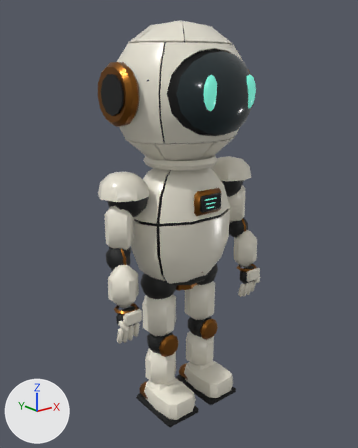
A saved change to the glTF model assets/world/detail-v4/hero/hero-robot.lod1.glb.
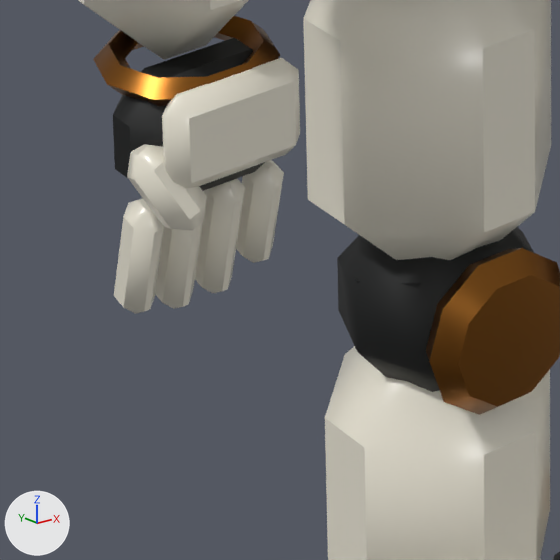
The first picture shows the older version from a camera (50 mm lens) standing at (-1.362, -1.691, 1.575) and looking at (-0.017, -0.01, 0.903). The close-ups show the older and then the newer version on the part from 28% to 50% of the width and 67% to 84% of the height of that picture. Only the edits that show in the close-ups are written down. The lights are fixed; the arrows at lower left show +X, +Y and +Z. Where no turn or scale is listed for an object, it has been applied to the vertices. Vertices at exactly the same position are counted once.

In view in the first close-up: 'Forearm.L_Ceramic • warm ivory', 'Forearm.L_Trim • graphite and brass', 'Hand.L_Ceramic • warm ivory', 'Hand.L_Trim • graphite and brass', 'Leg.L_Ceramic • warm ivory', 'Shin.L_Ceramic • warm ivory', 'Shin.L_Trim • graphite and brass' and 2 more.
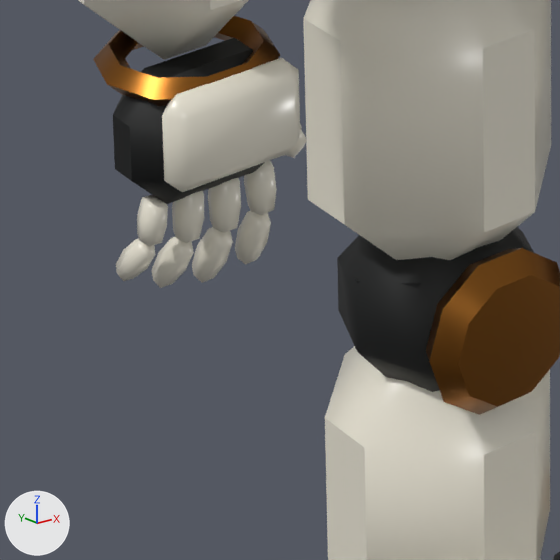
Location of each change, [x1, y1, x2, y2] in pixels of the close-ups (560 x 560 px):
'Hand.L_Ceramic • warm ivory', reshaped (10% shorter): before [114, 58, 300, 314]; after [116, 58, 307, 288]
part 1 of me_hand_l_ceramic___warm_ivory, rebuilt (24% narrower, 47% shorter): before [236, 160, 284, 263]; after [235, 210, 271, 264]
part 2 of me_hand_l_ceramic___warm_ivory, rebuilt (18% narrower, 50% shorter): before [195, 179, 245, 293]; after [192, 227, 233, 283]
part 3 of me_hand_l_ceramic___warm_ivory, added: after [244, 160, 277, 215]
part 4 of me_hand_l_ceramic___warm_ivory, added: after [208, 178, 241, 233]
part 5 of me_hand_l_ceramic___warm_ivory, added: after [172, 191, 204, 243]
part 6 of me_hand_l_ceramic___warm_ivory, added: after [152, 236, 194, 288]
part 7 of me_hand_l_ceramic___warm_ivory, added: after [137, 195, 168, 246]
part 8 of me_hand_l_ceramic___warm_ivory, added: after [116, 239, 155, 281]
part 9 of me_hand_l_ceramic___warm_ivory, added: after [286, 129, 307, 158]
part 10 of me_hand_l_ceramic___warm_ivory, deleted: before [127, 144, 207, 230]
part 11 of me_hand_l_ceramic___warm_ivory, deleted: before [114, 198, 203, 314]

What changed in the scene script:
```text
Change me_hand_l_ceramic___warm_ivory:
    used by ob_hand_l_ceramic___warm_ivory; location = (-0.36, -0.09, 0.625)
    remove me_hand_l_ceramic___warm_ivory.from_pydata(...)  # 144 vertices, 264 faces; spans x -0.059..0.051, y -0.055..0.018, z -0.163..-0.001
    add me_hand_l_ceramic___warm_ivory.from_pydata(...)  # 224 vertices, 404 faces; spans x -0.046..0.094, y -0.054..0.036, z -0.159..-0.001
    me_hand_l_ceramic___warm_ivory part 1: the loose piece of 24 vertices spanning x 0.03..0.051, y -0.025..0.015, z -0.151..-0.079 is rebuilt with 20 vertices and now spans x 0.031..0.047, y -0.015..0.014, z -0.155..-0.114
    me_hand_l_ceramic___warm_ivory part 2: the loose piece of 24 vertices spanning x 0.003..0.024, y -0.025..0.018, z -0.163..-0.079 is rebuilt with 20 vertices and now spans x 0.004..0.021, y -0.014..0.019, z -0.159..-0.116
    me_hand_l_ceramic___warm_ivory part 3: a new loose piece of 20 vertices spanning x 0.028..0.045, y -0.023..-0.006, z -0.112..-0.077, in mat_ceramic___warm_ivory (white #ebe6d6)
    me_hand_l_ceramic___warm_ivory part 4: a new loose piece of 20 vertices spanning x 0.003..0.021, y -0.023..-0.005, z -0.115..-0.077, in mat_ceramic___warm_ivory (white #ebe6d6)
    me_hand_l_ceramic___warm_ivory part 5: a new loose piece of 20 vertices spanning x -0.021..-0.004, y -0.023..-0.004, z -0.113..-0.077, in mat_ceramic___warm_ivory (white #ebe6d6)
    me_hand_l_ceramic___warm_ivory part 6: a new loose piece of 20 vertices spanning x -0.022..-0.006, y -0.013..0.02, z -0.152..-0.114, in mat_ceramic___warm_ivory (white #ebe6d6)
    me_hand_l_ceramic___warm_ivory part 7: a new loose piece of 20 vertices spanning x -0.044..-0.029, y -0.022..-0.005, z -0.106..-0.077, in mat_ceramic___warm_ivory (white #ebe6d6)
    me_hand_l_ceramic___warm_ivory part 8: a new loose piece of 20 vertices spanning x -0.046..-0.032, y -0.012..0.016, z -0.138..-0.106, in mat_ceramic___warm_ivory (white #ebe6d6)
    me_hand_l_ceramic___warm_ivory part 9: a new loose piece of 20 vertices spanning x 0.064..0.094, y 0.001..0.036, z -0.11..-0.073, in mat_ceramic___warm_ivory (white #ebe6d6)
    me_hand_l_ceramic___warm_ivory part 10: the loose piece of 24 vertices spanning x -0.059..-0.018, y -0.055..-0.014, z -0.087..-0.034 is deleted
    me_hand_l_ceramic___warm_ivory part 11: 48 vertices removed from x -0.051..-0.003, y -0.025..0.018, z -0.163..-0.079
    other edits to the shape of me_hand_l_ceramic___warm_ivory do not show in these pictures
```
